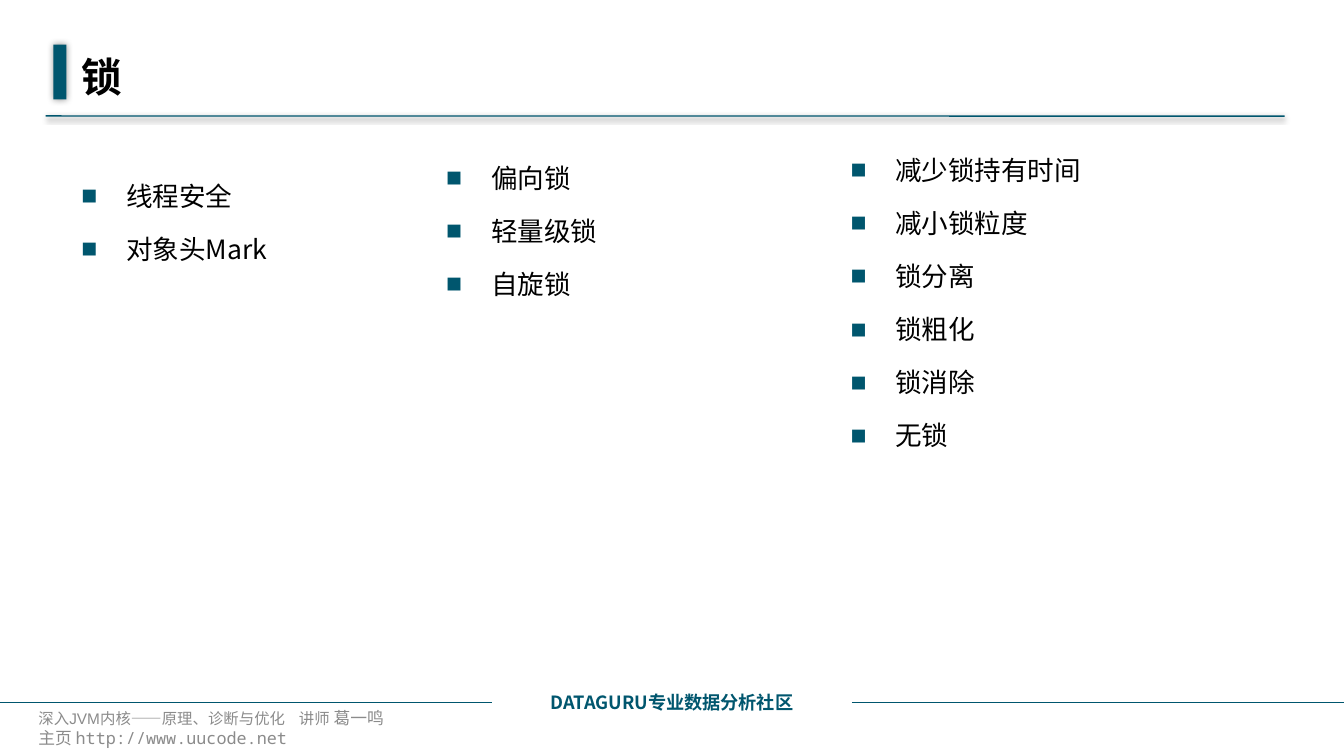
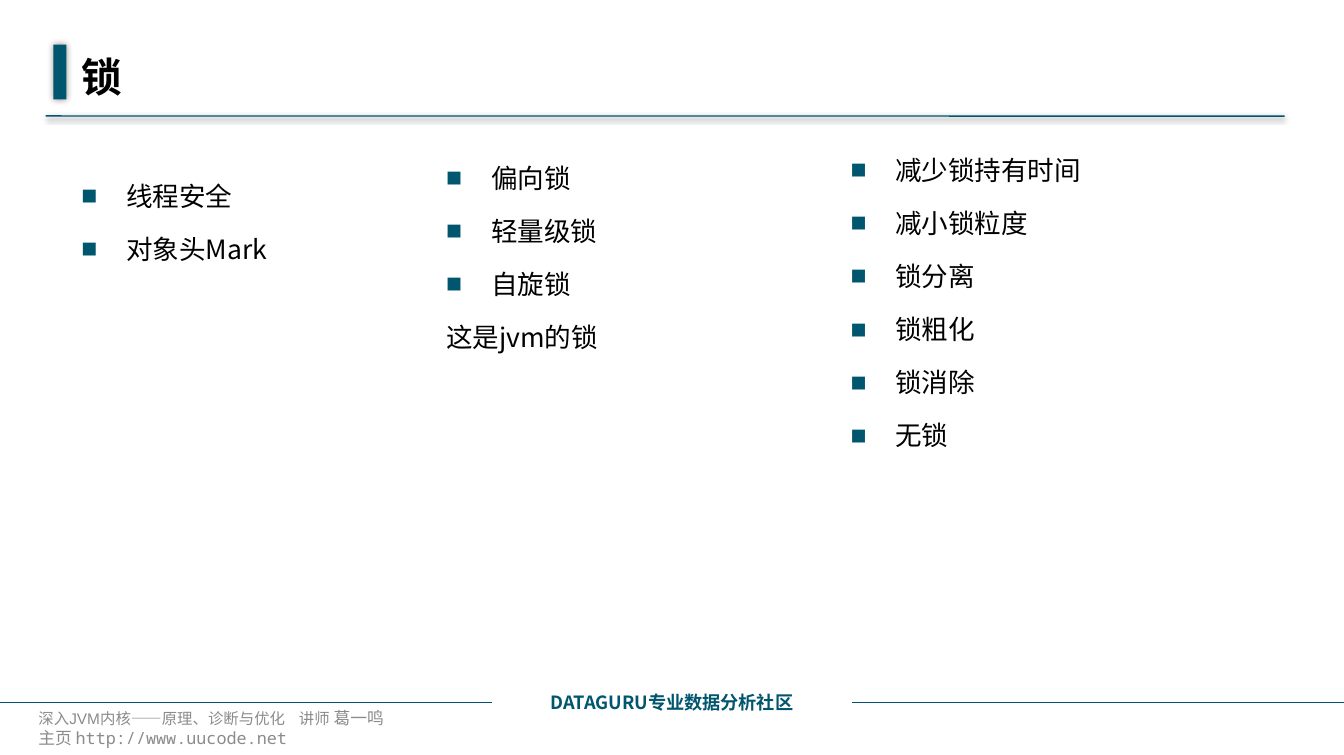
Before and after one commit to 1606884098/javabase, a slide deck: slide 1 of javabase1Jvm/src/main/java/com/javabase/jvm1runtime/runtimeDetail/9.锁.pptx. Drawn at 1344x755 pixels with LibreOffice and Linux fonts; fonts in the diff are those of the drawing; background and template pictures are left out. Boxes give left, top, right and bottom in pixels: in the first picture for what was removed or moved away, otherwise in the second. Text is boxed around its words. In the diff, an @@ line names an element or a change of style, - is before the commit and + after.

```diff
--- a/javabase1Jvm/src/main/java/com/javabase/jvm1runtime/runtimeDetail/9.锁.pptx
+++ b/javabase1Jvm/src/main/java/com/javabase/jvm1runtime/runtimeDetail/9.锁.pptx
@@ text at bbox=[446, 324, 598, 354]: paragraph added @@
+这是jvm的锁
```
Also in this commit, not shown: 6 other files.
